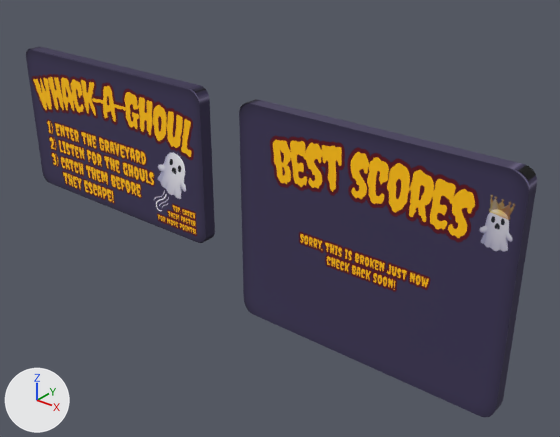
A saved change to the Blender file assets/models/signs.blend.
Camera for both pictures: a camera (50 mm lens) standing at (4.66, -3.74, 2.13) and looking at (1.52, 0.18, -0.3). The lights are fixed; the arrows at lower left show +X, +Y and +Z.

The scene before the commit, as lines of its bpy script (objects in view):
```python
me_cube = bpy.data.meshes.new('Cube')
me_cube.from_pydata(...)  # 48 vertices, 26 faces; spans x -1.0..1.0, y -0.05..0.05, z -0.6..0.6
me_cube.polygons.foreach_set('use_smooth', [True] * 26)
me_cube.materials.append(mat_welcome)
me_cube_001 = bpy.data.meshes.new('Cube.001')
me_cube_001.from_pydata(...)  # 48 vertices, 26 faces; spans x -1.0..1.0, y 0.0..0.1, z -0.82..0.81
me_cube_001.polygons.foreach_set('use_smooth', [True] * 26)
me_cube_001.materials.append(mat_scores)
ob_cube = bpy.data.objects.new('Cube', me_cube)
ob_cube.location = (0.0, 0.0, 0.0)
ob_cube_001 = bpy.data.objects.new('Cube.001', me_cube_001)
ob_cube_001.location = (2.364, -0.05, -0.206)
```
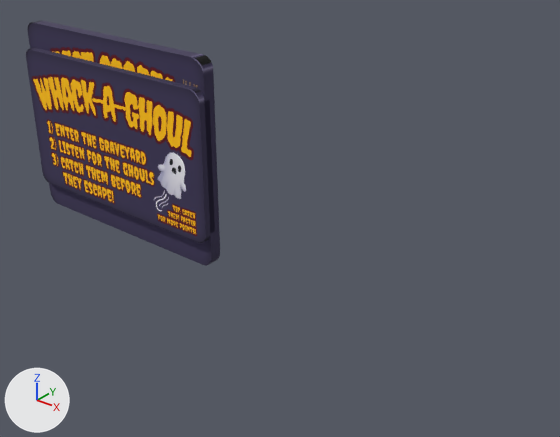
What differs and where, as boxes [x1, y1, x2, y2] in the pictures (560 x 437 px):
'Cube.001', moved
    before: [239, 99, 537, 417]
    after: [28, 21, 220, 266]

The edits, one by one:
Object 'Cube.001' (ob_cube_001) moves from (2.364, -0.05, -0.206) to (0.0, 0.0, 0.0).
